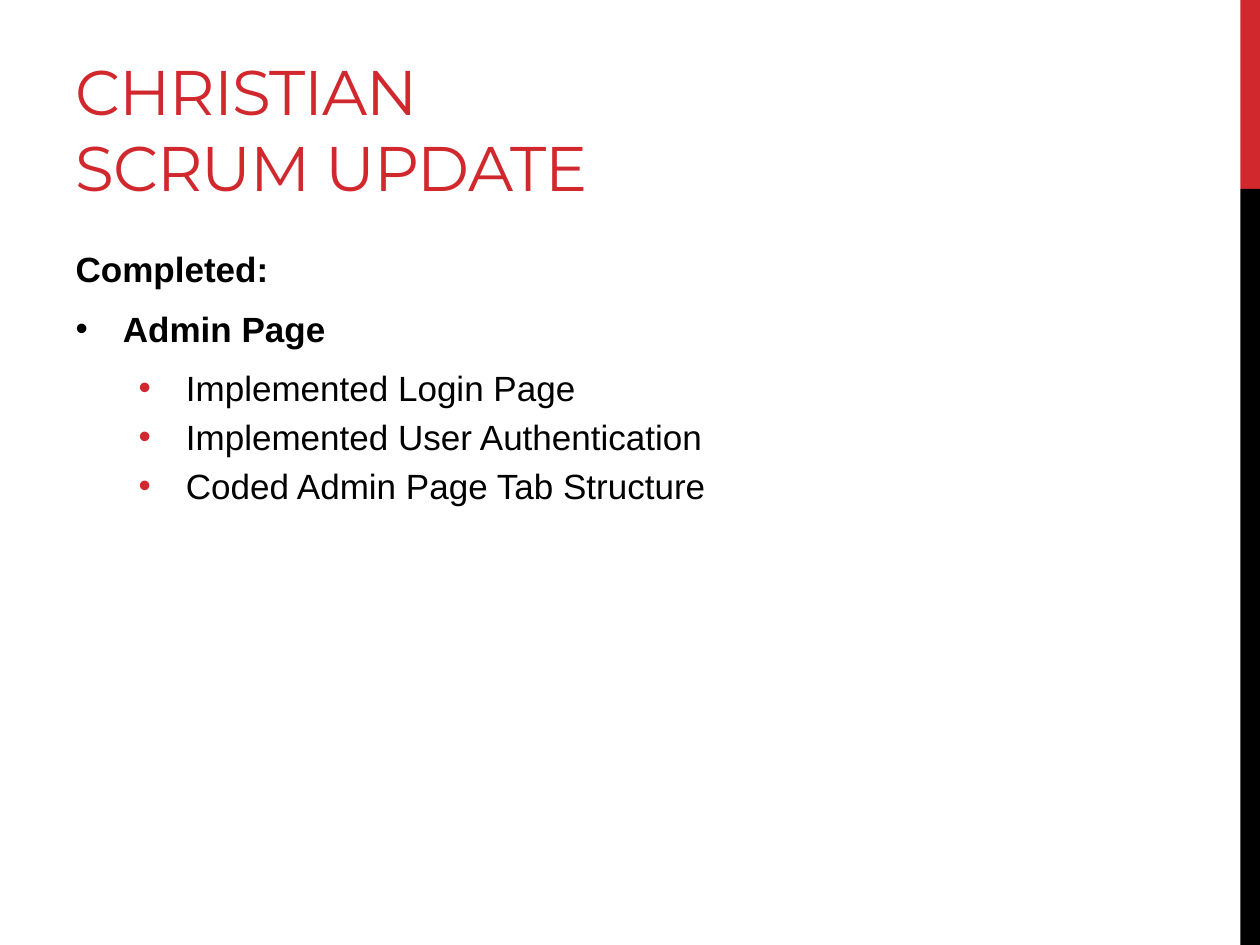
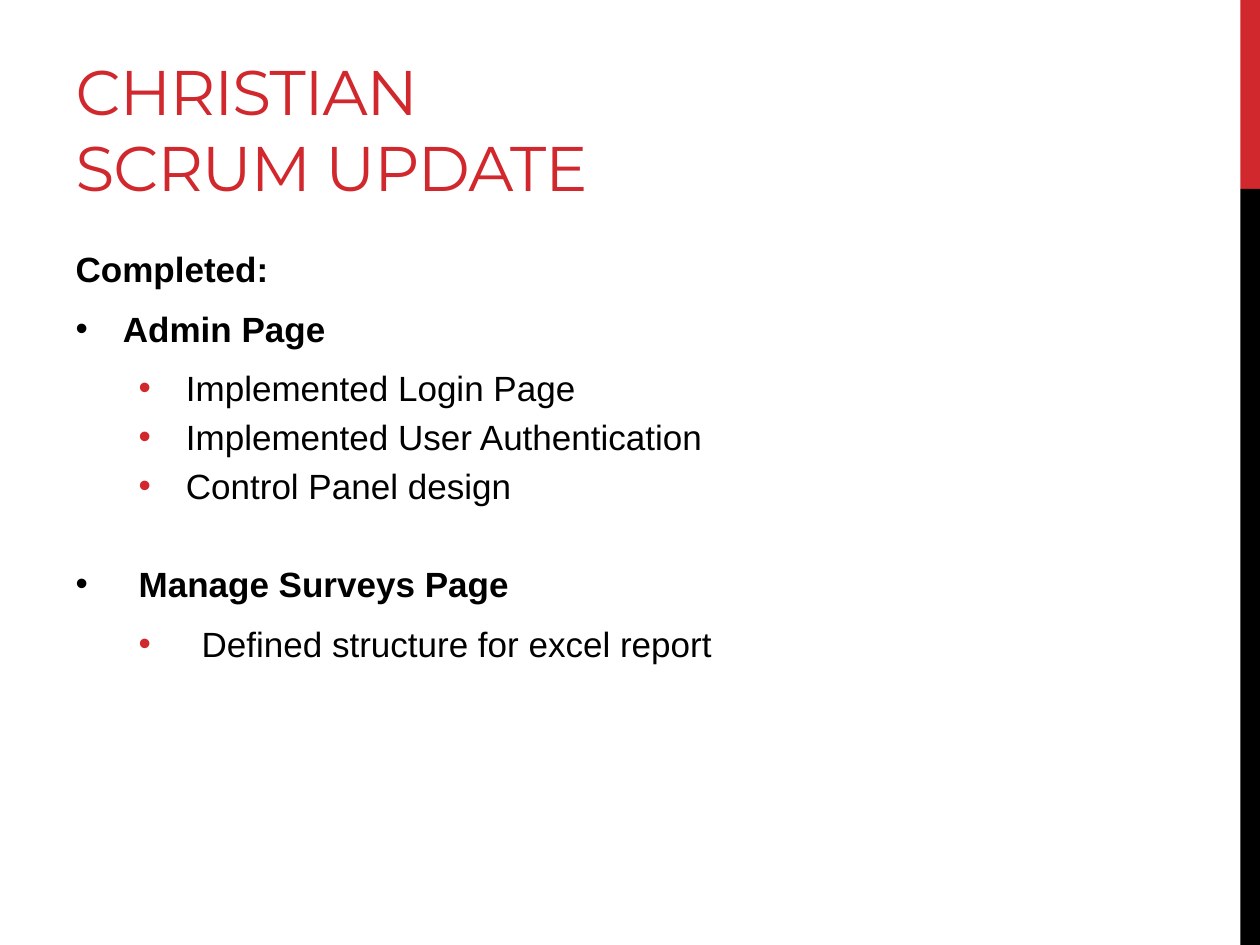
Before and after one commit to AndreasSchwagerl/RR-Survey-System, a slide deck: slide 8 of Presentation/Web Survey System - SCRUM Update 1.pptx. Drawn at 1260x945 pixels with LibreOffice and Linux fonts; fonts in the diff are those of the drawing. Boxes give left, top, right and bottom in pixels: in the first picture for what was removed or moved away, otherwise in the second. Text is boxed around its words. In the diff, an @@ line names an element or a change of style, - is before the commit and + after.

```diff
--- a/Presentation/Web Survey System - SCRUM Update 1.pptx
+++ b/Presentation/Web Survey System - SCRUM Update 1.pptx
@@ text at [139, 473, 711, 664]: text changed @@
-  • Coded Admin Page Tab Structure
+  • Control Panel design
+• Manage Surveys Page
+  • Defined structure for excel report
```
Also in this commit, not shown: 1 other slide changed.
